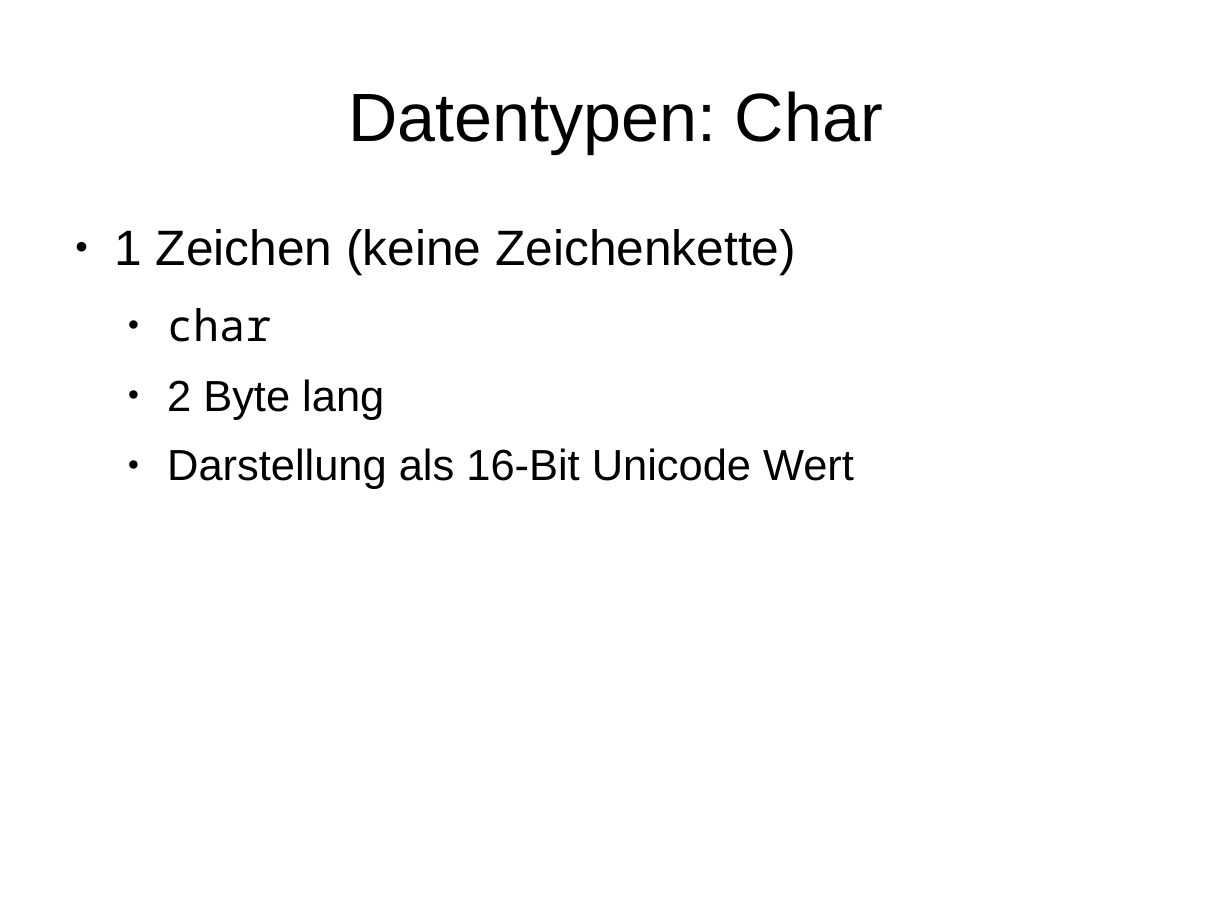
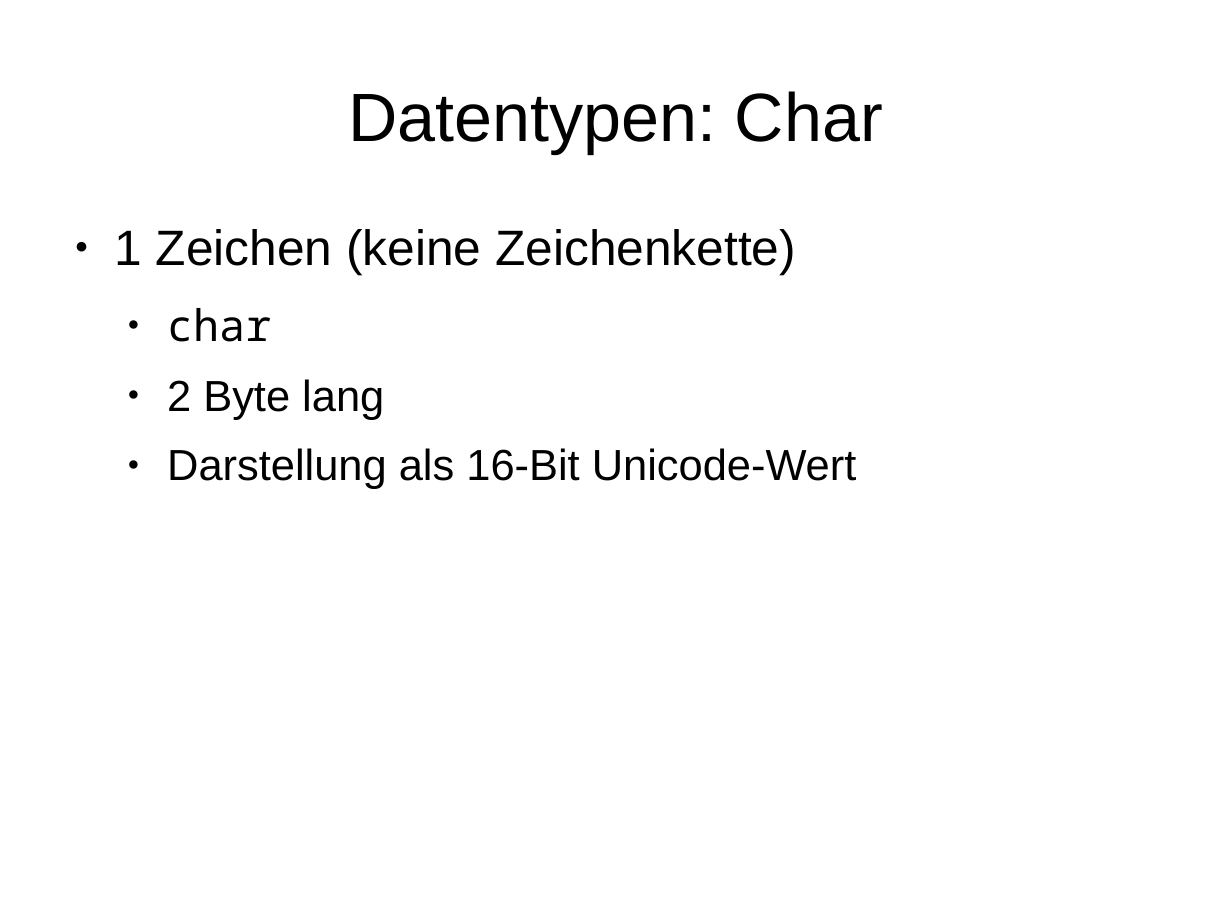
Before and after one commit to phdu/vorkurs, a slide deck: slide 8 of Tag_1/folien_tag_1.odp. Drawn at 1232x924 pixels with LibreOffice and Linux fonts; fonts in the diff are those of the drawing. Boxes give left, top, right and bottom in pixels: in the first picture for what was removed or moved away, otherwise in the second. Text is boxed around its words. In the diff, an @@ line names an element or a change of style, - is before the commit and + after.

```diff
--- a/Tag_1/folien_tag_1.odp
+++ b/Tag_1/folien_tag_1.odp
@@ text at bbox=[167, 448, 857, 489]: text changed @@
-  ● Darstellung als 16-Bit Unicode Wert
+  ● Darstellung als 16-Bit Unicode-Wert
```
Also in this commit, not shown: 7 other slides changed.
